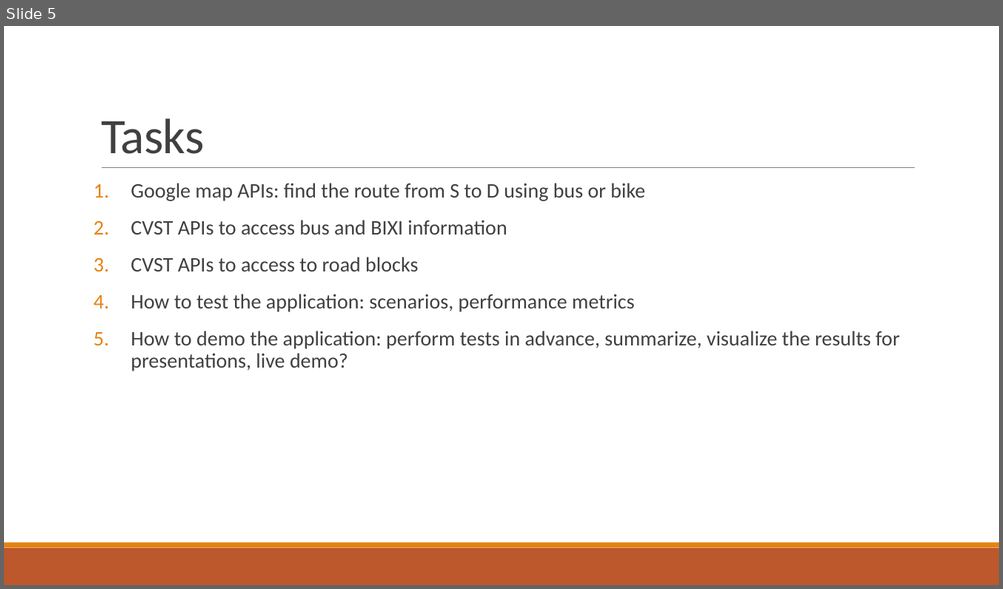
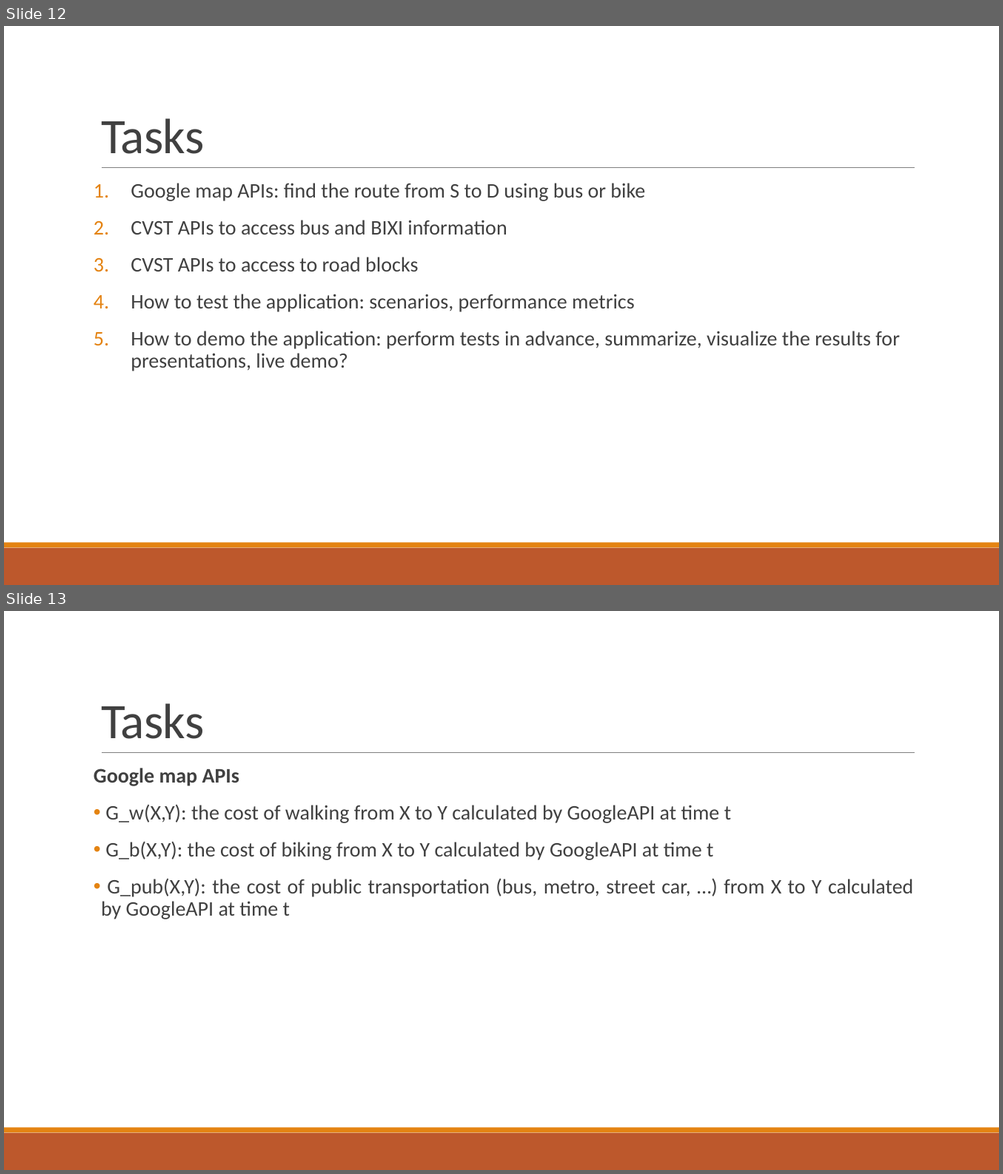
Before and after one commit to nqdao/PHAST, a slide deck: SAVI - Design Camp 2015.pptx. Shown one above the other, each under a label of ours: slide 5 before the commit, slides 12 and 13 after it. The pictures are 1003x589 and 1003x1174 pixels, drawn with LibreOffice and Linux fonts; fonts in the diff are those of the drawing. Boxes give left, top, right and bottom in pixels: in the first picture for what was removed or moved away, otherwise in the second. Text is boxed around its words. In the diff, an @@ line names an element or a change of style, - is before the commit and + after.

```diff
--- a/SAVI - Design Camp 2015.pptx
+++ b/SAVI - Design Camp 2015.pptx
@@ slide 13 added at [4, 611, 999, 1170], background #FFFFFF; not listed: 3 template elements that a slide beside it also shows @@
@@ title added at [101, 703, 204, 739], 48 pt, text #404040 @@
+Tasks
@@ text added at [94, 768, 913, 920], 20 pt, text #404040 @@
+Google map APIs
+• G_w(X,Y): the cost of walking from X to Y calculated by GoogleAPI at time t
+• G_b(X,Y): the cost of biking from X to Y calculated by GoogleAPI at time t
+• G_pub(X,Y): the cost of public transportation (bus, metro, street car, …) from X to Y calculated by GoogleAPI at time t
@@ what was slide 5 is now slide 12 @@
```
Also in this commit, not shown: 1 slide changed, 1 other slide added, 1 slide removed.
